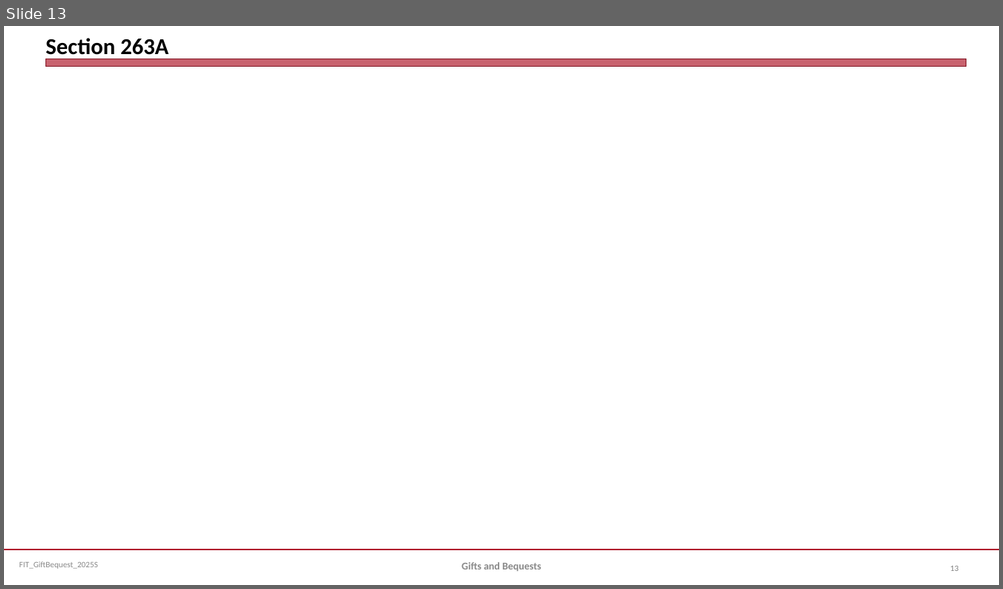
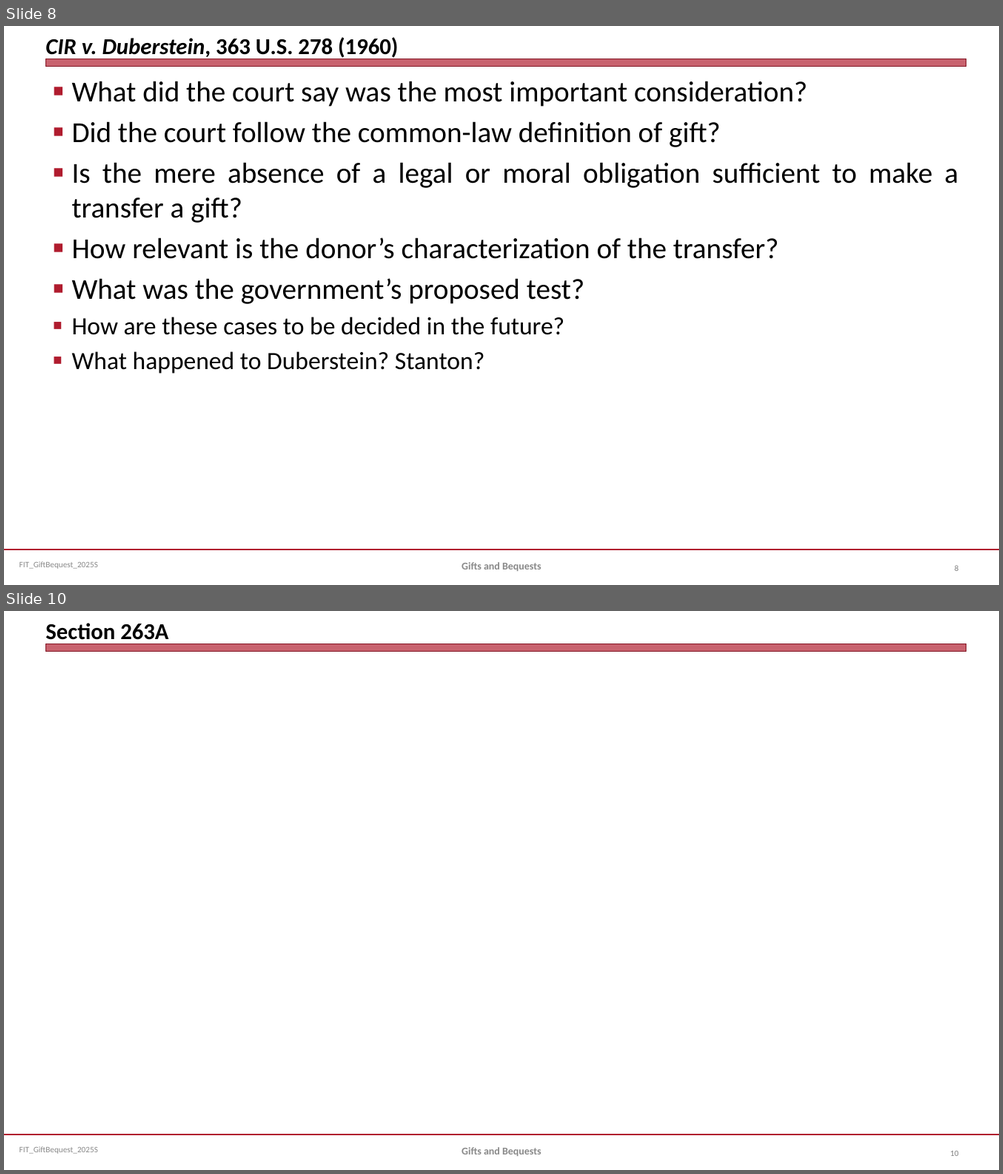
Before and after one commit to jmc877/Fed-Income-Tax, a slide deck: slides/FIT_GiftBequest_2025S.pptx. Shown one above the other, each under a label of ours: slide 13 before the commit, slides 8 and 10 after it; the slides between them are not shown. The pictures are 1003x589 and 1003x1174 pixels, drawn with LibreOffice and Linux fonts; fonts in the diff are those of the drawing. Boxes give left, top, right and bottom in pixels: in the first picture for what was removed or moved away, otherwise in the second. Text is boxed around its words. In the diff, an @@ line names an element or a change of style, - is before the commit and + after.

```diff
--- a/slides/FIT_GiftBequest_2025S.pptx
+++ b/slides/FIT_GiftBequest_2025S.pptx
@@ slide 8 added at [4, 26, 999, 585], background #FFFFFF; not listed: 3 template elements that a slide beside it also shows @@
@@ title added at [45, 37, 398, 60], 22 pt, text #000000, bold @@
+CIR v. Duberstein, 363 U.S. 278 (1960)
@@ text added at [72, 81, 958, 374], 28 pt, text #000000 @@
+■ What did the court say was the most important consideration?
+■ Did the court follow the common-law definition of gift?
+■ Is the mere absence of a legal or moral obligation sufficient to make a transfer a gift?
+■ How relevant is the donor’s characterization of the transfer?
+■ What was the government’s proposed test?
+■ How are these cases to be decided in the future?
+■ What happened to Duberstein? Stanton?
@@ text added at [461, 562, 541, 571], 10 pt, text #898989, bold @@
+Gifts and Bequests
@@ page number added at [954, 565, 959, 571], 8 pt, text #808080 @@
+8
@@ what was slide 13 is now slide 10 @@
@@ page number at [950, 1151, 958, 1156]: text changed @@
-13
+10
```
Also in this commit, not shown: 2 slides changed, 1 other slide added, 5 slides removed, 1 other file.
